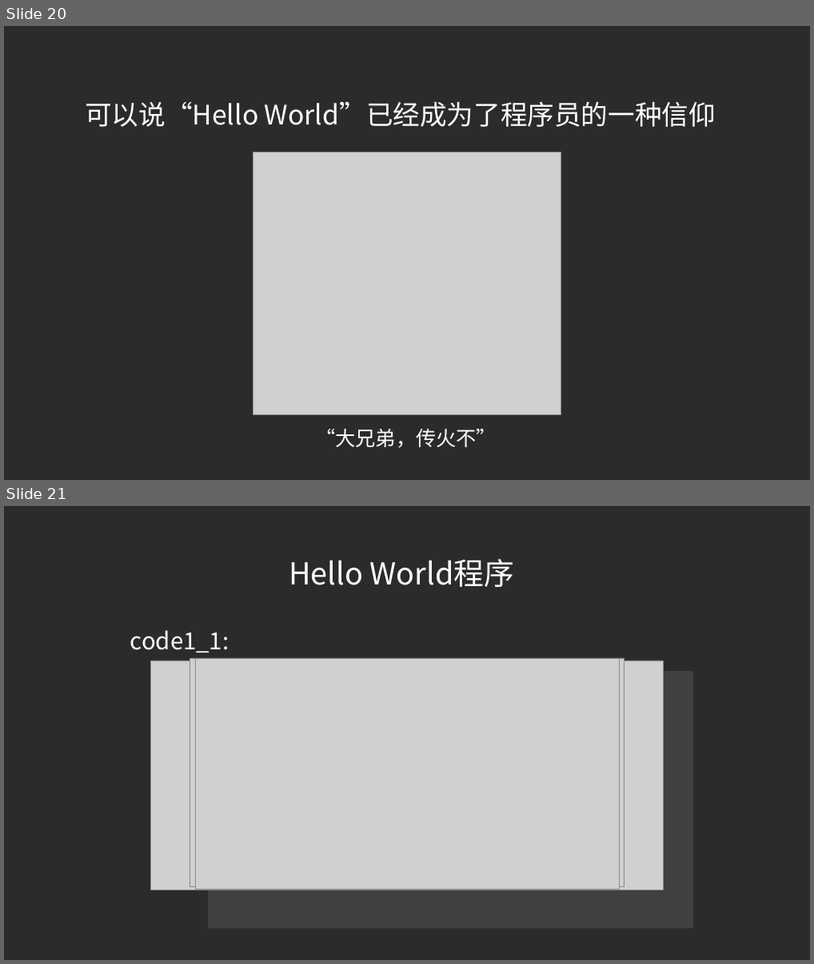
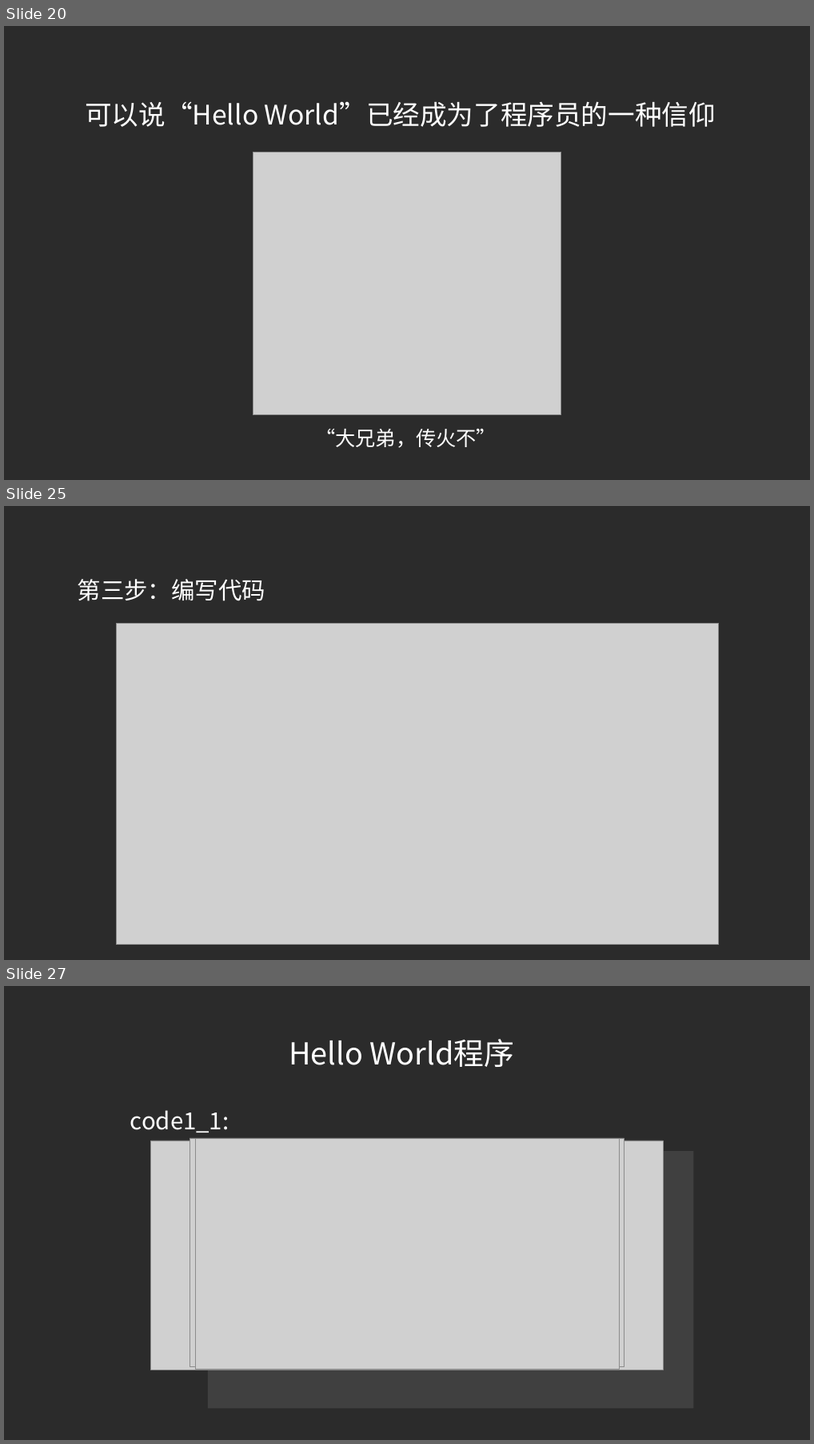
Before and after one commit to SiriYXR/SeniorCourse, a slide deck: doc/教学课件/C语言基础/PPT/1.HelloWorld.pptx. Shown one above the other, each under a label of ours: slides 20 and 21 before the commit, slides 20, 25 and 27 after it; the slides between them are not shown. The pictures are 814x964 and 814x1444 pixels, drawn with LibreOffice and Linux fonts; fonts in the diff are those of the drawing; grey boxes stand for pictures; background and template pictures are left out; a plain dark background stands for a picture behind light text. Boxes give left, top, right and bottom in pixels: in the first picture for what was removed or moved away, otherwise in the second. Text is boxed around its words. In the diff, an @@ line names an element or a change of style, - is before the commit and + after.

```diff
--- a/doc/教学课件/C语言基础/PPT/1.HelloWorld.pptx
+++ b/doc/教学课件/C语言基础/PPT/1.HelloWorld.pptx
@@ slide 25 added at box(4, 506, 810, 960), background picture (left out) @@
@@ text added at box(78, 579, 266, 601), 28 pt, text #FFFFFF @@
+第三步：编写代码
@@ picture added at box(117, 623, 719, 944) @@
@@ what was slide 21 is now slide 27 @@
```
Also in this commit, not shown: 5 other slides added.
